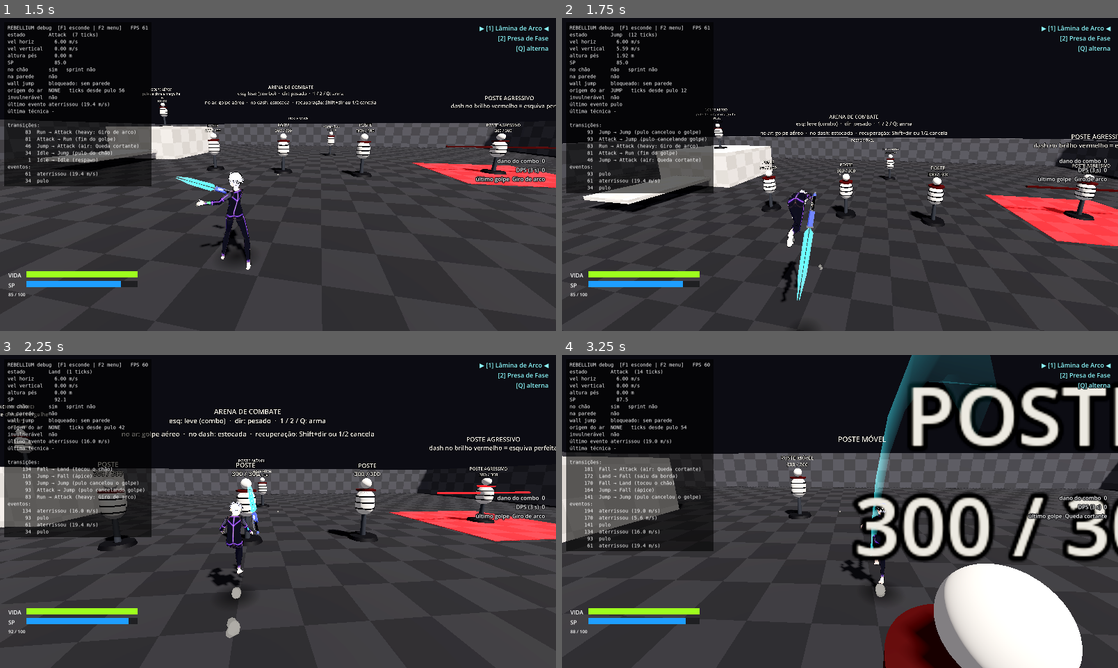
Above: before the commit, frames 1-4 (two rows, left to right).
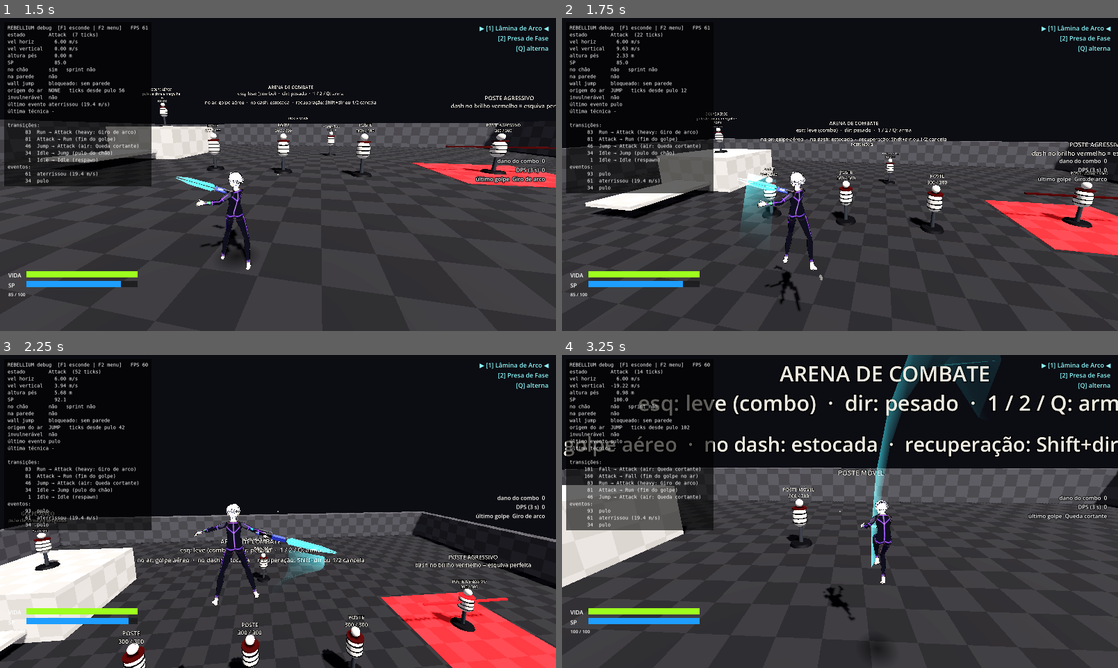
Above: after the commit, the same moments.

Repository: hugolnieri/Rebellium
Game: Godot game, scene res://scenes/arenas/CombatArena.tscn
Same seed, same stepped clock (60 frames per second), same inputs: the game is played once before the commit and once after it.
Inputs (mouse positions are in pixels of both pictures, inside the frame that each line leads up to):
- Up to frame 1 (1.5 s): tap Enter at 0.5 s; move the mouse to (305, 174) at 0.52 s; hold Space (jump) 0.53-1.28 s; hold W (move_forward) from 0.53 s (still down); click (305, 174) at 0.67 s; move the mouse to (250, 174) at 1.27 s; right-click (250, 174) at 1.35 s
- Up to frame 2 (1.75 s): keep holding W (move_forward); tap Space (jump) at 1.52, 1.55 s
- Up to frame 3 (2.25 s): keep holding W (move_forward); tap Space (jump) at 1.82 s; move the mouse to (289, 505) at 2.02 s; press the mouse at (289, 505) at 2.03 s
- Up to frame 4 (3.25 s): keep holding W (move_forward); tap Space (jump) at 2.3, 3.02, 3.05 s; move the mouse to (834, 517) at 2.77 s; release the mouse at (834, 517) at 2.78 s; tap V (shoulder_swap) at 2.85 s; click (834, 517) at 2.92 s

Frame 1 is identical in both runs. In frame 2, 9.5% of the frame differs, in the area x 0-100%, y 4-100%; in frame 3, 34%; in frame 4, 34%, in the area x 0-100%, y 0-100%.

Commit message:
wall jump completo e mais longo, dash deslizando, cambalhota segue a câmera, golpe continua no pulo
- cambalhota vira para o input relativo à câmera (como o pulo)
- wall jump: ×1,25 e mínimo 10 m/s, sem controle por 0,3 s, direção mantida até pousar
  (sem virar na hora para a câmera); golpe/dash bloqueados até o mortal terminar
  (wall_jump_action_lock_time), encadear wall jump liberado cedo (wall_jump_chain_time)
- dash desliza mais: 0,65 s, curva 1,1, saída 7 m/s, deslize final dodge_slide_deceleration
- pular durante um golpe no chão não corta o golpe: ele continua no ar
- testes novos e ajustados (bots do percurso passando)

Co-Authored-By: Claude Opus 5.5 <noreply@anthropic.com>
Claude-Session: https://claude.ai/code/session_01F2bQk4JmWMhxKZmCfNJjFU

Diff:
--- a/config/feedback_config.tres
+++ b/config/feedback_config.tres
@@ -25,7 +25,7 @@
 pose_blend_speed = 16.0
 jump_flip_enabled = true
 jump_flip_duration = 0.62
-flip_duration = 0.42
+flip_duration = 0.5
 land_crouch_time = 0.22
 land_crouch_depth = 0.2
 land_crouch_full_speed = 16.0
--- a/config/movement_config.tres
+++ b/config/movement_config.tres
@@ -44,11 +44,12 @@
 dodge_side_only = true
 dodge_side_input_threshold = 0.75
 dodge_speed = 24.0
-dodge_duration = 0.4
-dodge_ease_power = 1.8
+dodge_duration = 0.65
+dodge_ease_power = 1.1
 dodge_invulnerability = 0.15
-dodge_recovery = 0.12
-dodge_exit_speed = 4.0
+dodge_recovery = 0.25
+dodge_slide_deceleration = 14.0
+dodge_exit_speed = 7.0
 dash_jump_enabled = true
 dash_jump_speed_retained = 0.7
 dodge_requires_direction = true
@@ -65,14 +66,16 @@
 wall_jump_sp_cost = 18.0
 wall_jump_window_after_jump = 0.6
 wall_jump_height = 2.6
-wall_jump_horizontal_multiplier = 1.1
-wall_jump_min_horizontal_speed = 8.0
+wall_jump_horizontal_multiplier = 1.25
+wall_jump_min_horizontal_speed = 10.0
 wall_jump_max_horizontal_speed = 18.0
 wall_jump_forward_boost = 2.0
 wall_jump_min_away_speed = 3.0
 wall_jump_camera_weight = 0.4
 wall_jump_stick_ticks = 6
-wall_jump_lock_time = 0.15
+wall_jump_action_lock_time = 0.45
+wall_jump_chain_time = 0.08
+wall_jump_lock_time = 0.3
 wall_jump_same_wall_lockout = true
 wall_detect_distance = 0.2
 wall_max_normal_y = 0.35
--- a/scenes/player/player.gd
+++ b/scenes/player/player.gd
@@ -43,6 +43,10 @@
 var air_action_used: bool = false
 ## A última aterrissagem foi "limpa" (sem animação de impacto).
 var last_landing_soft: bool = false
+## Saiu de um wall jump e ainda não pousou: o ar não vira na hora para a câmera (mantém a distância).
+var wall_jump_carry: bool = false
+## Golpe/dash bloqueados até este tick (o mortal do wall jump vai até o fim).
+var action_lock_until_tick: int = PlayerInput.NEVER
 ## Flag de invencibilidade (dodge). Consultada pelo combate futuro.
 var is_invulnerable: bool = false
 var spawn_transform: Transform3D
@@ -281,6 +285,8 @@
 ## Tenta iniciar (ou encadear) um golpe. O tipo sai do contexto:
 ## no dash → golpe de dash; no ar → golpe aéreo; no chão → leve (combo) ou pesado.
 func try_attack(input: PlayerInput) -> bool:
+	if tick < action_lock_until_tick:
+		return false
 	var heavy := has_buffered_attack(input, true)
 	var light := has_buffered_attack(input, false)
 	var weapon := get_weapon()
@@ -476,7 +482,7 @@
 			air_sprinting = false
 		else:
 			redirect_to_wish(input)
-	elif config.air_instant_turn:
+	elif config.air_instant_turn and not wall_jump_carry:
 		# Pulo vai para onde se olha: a velocidade horizontal aponta para o input relativo à câmera.
 		redirect_to_wish(input, true)
 	if input.has_move():
@@ -504,12 +510,14 @@
 
 
 ## Pulo do chão (também usado pelo coyote time e bunny hop): entra no ar como PULO.
-func do_jump(reason: String) -> void:
+func do_jump(reason: String, enter_jump_state: bool = true) -> void:
+	wall_jump_carry = false
 	velocity.y = config.get_jump_velocity()
 	mark_jump_origin()
 	wall_sensor.reset_entry()
 	GameEvents.jumped.emit(self)
-	state_machine.transition_to(&"Jump", reason)
+	if enter_jump_state:
+		state_machine.transition_to(&"Jump", reason)
 
 
 ## Espaço + A/D (lateral puro) pede um dash em vez de pulo.
@@ -520,6 +528,8 @@
 
 ## Dash se houver pedido (Espaço + A/D ou dash explícito) e SP. Em recuperação vira dodge cancel.
 func try_dodge(input: PlayerInput) -> bool:
+	if tick < action_lock_until_tick:
+		return false
 	var side_request := wants_side_dash(input)
 	if not side_request and not has_buffered_dodge(input):
 		return false
@@ -593,6 +603,8 @@
 	back_coming_wall = sensor.collider_id if technique == MovementRules.TECH_BACK_COMING else 0
 	last_wall_jump_collider = sensor.collider_id
 	last_wall_jump_tick = tick
+	wall_jump_carry = true
+	action_lock_until_tick = tick + config.wall_jump_stick_ticks + secs_to_ticks(config.wall_jump_action_lock_time)
 	if config.air_dodge_refresh_on_wall_jump:
 		air_dodges_used = 0
 	mark_jump_origin()
@@ -635,6 +647,8 @@
 ## Limpa memória de paredes ao tocar o chão.
 func on_landed() -> void:
 	air_sprinting = false
+	wall_jump_carry = false
+	action_lock_until_tick = PlayerInput.NEVER
 	air_action_used = false
 	air_dodges_used = 0
 	last_wall_jump_collider = 0
--- a/scenes/player/states/attack.gd
+++ b/scenes/player/states/attack.gd
@@ -5,7 +5,7 @@
 ## - Na janela de acerto testa os alvos do grupo "hittable" (cada alvo leva no máximo 1 acerto).
 ## - A partir de `chain_after`, um clique guardado encadeia o próximo golpe do combo (ou o pesado).
 ## - A recuperação é cancelável por dash (dodge cancel) e por troca de arma (swap cancel).
-## - No chão, Espaço pula a qualquer momento do golpe (cancela o golpe).
+## - No chão, Espaço pula a qualquer momento do golpe; o golpe continua no ar até o fim.
 ## O tempo do golpe conta em ticks próprios: o hitstop pausa o golpe.
 
 enum Phase { STARTUP, ACTIVE, RECOVERY }
@@ -101,15 +101,15 @@
 		_finish(input)
 
 
-## Pulo durante o golpe (no chão): o golpe é interrompido e o personagem sai pulando.
+## Pulo durante o golpe (no chão): sai pulando SEM interromper o golpe, que segue no ar.
 func _try_jump_cancel(input: PlayerInput) -> bool:
 	if not player.combat_config.attack_jump_cancel or airborne or not player.is_on_floor():
 		return false
 	if not player.consume_jump_press(input, cfg().jump_buffer_ticks):
 		return false
-	player.do_jump("pulo cancelando golpe")
-	machine.transition_to(&"Jump", "pulo cancelou o golpe")
-	return true
+	player.do_jump("pulo durante o golpe", false)
+	airborne = true
+	return false
 
 
 ## Golpe no chão sem perder o passo: anda ou corre (sprint ativo) pelo input.
--- a/scenes/player/states/dodge.gd
+++ b/scenes/player/states/dodge.gd
@@ -51,7 +51,7 @@
 		_set_dash_velocity(t)
 	else:
 		var horizontal := player.get_horizontal_velocity().move_toward(Vector3.ZERO,
-			cfg().ground_deceleration * delta)
+			cfg().dodge_slide_deceleration * delta)
 		player.velocity.x = horizontal.x
 		player.velocity.z = horizontal.z
 	player.apply_gravity(delta)
--- a/scenes/player/states/land.gd
+++ b/scenes/player/states/land.gd
@@ -68,6 +68,9 @@
 		player.velocity.z = _landing_velocity.z
 		player.apply_gravity(delta)
 	elif rolling:
+		if cfg().air_instant_turn and input.has_move():
+			# A cambalhota vai para onde se olha (como o pulo).
+			_roll_direction = input.get_wish_direction().normalized()
 		var current := maxf(player.get_horizontal_speed(), cfg().roll_min_speed)
 		var roll_speed := maxf(current - cfg().roll_deceleration * delta, cfg().roll_min_speed)
 		player.velocity.x = _roll_direction.x * roll_speed
--- a/scenes/player/states/wall_jump.gd
+++ b/scenes/player/states/wall_jump.gd
@@ -48,8 +48,11 @@
 	if t == 0:
 		player.velocity = _launch
 	var locked := t < player.secs_to_ticks(cfg().wall_jump_lock_time)
-	if not locked and (player.try_wall_jump(input) or player.try_dodge(input)
-			or player.try_attack(input)):
+	var can_chain := t >= player.secs_to_ticks(cfg().wall_jump_chain_time)
+	var can_act := t >= player.secs_to_ticks(cfg().wall_jump_action_lock_time)
+	if can_chain and player.try_wall_jump(input):
+		return
+	if can_act and (player.try_dodge(input) or player.try_attack(input)):
 		return
 	var climbing := _hold_until_clear and player.wall_sensor.has_contact and player.velocity.y > 0.0
 	if locked or climbing:
--- a/scripts/core/feedback_config.gd
+++ b/scripts/core/feedback_config.gd
@@ -35,7 +35,7 @@
 @export var jump_flip_enabled: bool = true
 @export_range(0.1, 2.0, 0.01, "suffix:s") var jump_flip_duration: float = 0.62
 ## Duração do mortal/giro do wall jump.
-@export_range(0.05, 2.0, 0.01, "suffix:s") var flip_duration: float = 0.42
+@export_range(0.05, 2.0, 0.01, "suffix:s") var flip_duration: float = 0.5
 @export_range(0.0, 1.0, 0.01, "suffix:s") var land_crouch_time: float = 0.22
 @export_range(0.0, 0.6, 0.01, "suffix:m") var land_crouch_depth: float = 0.2
 ## Velocidade de impacto que gera o agachamento máximo.
--- a/scripts/core/movement_config.gd
+++ b/scripts/core/movement_config.gd
@@ -85,15 +85,17 @@
 ## Velocidade no INÍCIO do dash; ela cai até `dodge_exit_speed` ao longo de `dodge_duration`.
 @export_range(1.0, 60.0, 0.5, "suffix:m/s") var dodge_speed: float = 24.0
 ## Duração do deslocamento.
-@export_range(0.02, 1.0, 0.01, "suffix:s") var dodge_duration: float = 0.4
+@export_range(0.02, 1.0, 0.01, "suffix:s") var dodge_duration: float = 0.65
 ## Curva da desaceleração (1 = linear; maior = freia mais cedo).
-@export_range(0.5, 5.0, 0.05) var dodge_ease_power: float = 1.8
+@export_range(0.5, 5.0, 0.05) var dodge_ease_power: float = 1.1
 ## Janela de invencibilidade desde o início do dodge (`is_invulnerable`).
 @export_range(0.0, 1.0, 0.01, "suffix:s") var dodge_invulnerability: float = 0.15
 ## Recuperação após o deslocamento (cancelável por outro dodge).
-@export_range(0.0, 1.0, 0.01, "suffix:s") var dodge_recovery: float = 0.12
+@export_range(0.0, 1.0, 0.01, "suffix:s") var dodge_recovery: float = 0.25
+## Desaceleração do deslize no fim do dash no chão (menor = desliza mais).
+@export_range(0.0, 100.0, 0.5, "suffix:m/s²") var dodge_slide_deceleration: float = 14.0
 ## Velocidade no fim do dash (entrando na recuperação).
-@export_range(0.0, 30.0, 0.5, "suffix:m/s") var dodge_exit_speed: float = 4.0
+@export_range(0.0, 30.0, 0.5, "suffix:m/s") var dodge_exit_speed: float = 7.0
 ## Espaço durante o dash cancela o movimento e pula (dash jump).
 @export var dash_jump_enabled: bool = true
 ## Fração da velocidade do dash mantida no pulo do cancelamento.
@@ -124,8 +126,8 @@
 ## Altura ganha pelo impulso vertical do wall jump.
 @export_range(0.0, 10.0, 0.05, "suffix:m") var wall_jump_height: float = 2.35
 ## Multiplicador da velocidade horizontal refletida.
-@export_range(0.1, 3.0, 0.01) var wall_jump_horizontal_multiplier: float = 1.1
-@export_range(0.0, 30.0, 0.1, "suffix:m/s") var wall_jump_min_horizontal_speed: float = 8.0
+@export_range(0.1, 3.0, 0.01) var wall_jump_horizontal_multiplier: float = 1.25
+@export_range(0.0, 30.0, 0.1, "suffix:m/s") var wall_jump_min_horizontal_speed: float = 10.0
 @export_range(1.0, 60.0, 0.1, "suffix:m/s") var wall_jump_max_horizontal_speed: float = 18.0
 ## Empurrão extra ao longo da parede, no sentido em que o jogador já ia (lança mais para frente).
 @export_range(0.0, 20.0, 0.1, "suffix:m/s") var wall_jump_forward_boost: float = 2.0
@@ -135,8 +137,12 @@
 @export_range(0.0, 1.0, 0.01) var wall_jump_camera_weight: float = 0.4
 ## Antes do impulso o personagem fica colado na parede por este tempo (pés plantados).
 @export_range(0, 30, 1, "suffix:ticks") var wall_jump_stick_ticks: int = 6
+## Depois do impulso, por quanto tempo golpe e dash ficam bloqueados (o mortal vai até o fim).
+@export_range(0.0, 2.0, 0.01, "suffix:s") var wall_jump_action_lock_time: float = 0.45
+## Encadear outro wall jump fica liberado a partir deste tempo após o impulso.
+@export_range(0.0, 1.0, 0.01, "suffix:s") var wall_jump_chain_time: float = 0.08
 ## Tempo sem controle aéreo logo após o wall jump (estado WallJump).
-@export_range(0.0, 1.0, 0.01, "suffix:s") var wall_jump_lock_time: float = 0.15
+@export_range(0.0, 1.0, 0.01, "suffix:s") var wall_jump_lock_time: float = 0.3
 ## Proíbe dois wall jumps seguidos na MESMA parede (exceto após back-coming).
 @export var wall_jump_same_wall_lockout: bool = true
 ## Distância extra (além do raio) em que a parede conta como tocada.
--- a/tests/integration/test_combat.gd
+++ b/tests/integration/test_combat.gd
@@ -137,15 +137,16 @@
 	assert_false(d.player.is_on_floor())
 
 
-func test_jump_cancels_ground_attack() -> void:
+func test_jump_during_ground_attack_keeps_attacking_in_the_air() -> void:
 	await _ready_world()
 	d.press_attack()
 	d.step(3)
 	assert_eq(d.state(), &"Attack")
 	d.press_jump()
 	d.step(1)
-	assert_eq(d.state(), &"Jump", "pulo interrompe o golpe")
-	assert_gt(d.player.velocity.y, 0.0)
+	assert_eq(d.state(), &"Attack", "o golpe continua")
+	assert_true(d.player.state_machine.current.airborne)
+	assert_gt(d.player.velocity.y, 0.0, "saiu pulando")
 
 
 func test_heavy_hold_during_dash_cancels_dash() -> void:
--- a/tests/integration/test_dodge.gd
+++ b/tests/integration/test_dodge.gd
@@ -88,17 +88,18 @@
 	assert_almost_eq(d.player.sp.current, 80.0, 0.01, "durante o deslocamento não cancela")
 	d.step(d.player.secs_to_ticks(d.player.config.dodge_duration) + 1)
 	assert_true(d.player.state_machine.current.is_recovery())
+	var sp_before := d.player.sp.current
 	d.press_dodge()
 	d.step(1, Vector2(-1, 0))
 	assert_has(d.techniques, MovementRules.TECH_DODGE_CANCEL)
-	assert_almost_eq(d.player.sp.current, 60.0, 0.01)
+	assert_almost_eq(d.player.sp.current, sp_before - 20.0, 0.6)
 	assert_lt(d.player.velocity.x, -10.0, "novo dodge para a esquerda")
 
 
 func test_dodge_returns_to_ground_state() -> void:
 	d.press_dodge()
 	d.step(1, Vector2(1, 0))
-	d.step(40)
+	d.step(d.player.secs_to_ticks(d.player.config.dodge_duration + d.player.config.dodge_recovery) + 5)
 	assert_eq(d.state(), &"Idle")
 
 
@@ -157,10 +158,15 @@
 	d.step(20)
 	d.press_dodge()
 	d.step(1, Vector2(1, 0))
-	d.step_until(func() -> bool: return d.state() == &"Land", 200)
-	assert_eq(d.state(), &"Land")
-	assert_gt(d.player.land_impact_speed, d.player.config.roll_min_impact_speed, "queda forte")
-	assert_false(d.player.state_machine.current.rolling, "dash no ar cancela a cambalhota")
+	var rolled := false
+	for i in 200:
+		d.step(1)
+		if d.state() == &"Land" and d.player.state_machine.current.rolling:
+			rolled = true
+		if d.player.is_on_floor() and d.state() != &"Dodge":
+			break
+	assert_true(d.player.is_on_floor())
+	assert_false(rolled, "dash no ar cancela a cambalhota")
 	assert_true(d.player.last_landing_soft)
 
 
--- a/tests/integration/test_player_ground.gd
+++ b/tests/integration/test_player_ground.gd
@@ -187,6 +187,15 @@
 	assert_gte(v.length(), speed - 0.01, "sem perder velocidade")
 
 
+func test_roll_goes_where_the_camera_looks() -> void:
+	d.player.respawn(Transform3D(Basis(), Vector3(0, 8, 0)))
+	d.step_until(func() -> bool: return d.state() == &"Land", 200)
+	assert_true(d.player.state_machine.current.rolling)
+	d.look_yaw = -PI * 0.5  # olhando para +X
+	d.step(3, FWD)
+	assert_almost_eq(d.player.get_horizontal_velocity().normalized().x, 1.0, 0.01, "rola para onde olha")
+
+
 func test_walking_turns_instantly_with_camera() -> void:
 	d.step(40, FWD)
 	d.look_yaw = PI * 0.5  # olhando para -X
--- a/tests/integration/test_wall_jump.gd
+++ b/tests/integration/test_wall_jump.gd
@@ -84,6 +84,28 @@
 	assert_false(d.player.state_machine.current.is_sticking())
 	assert_gt(d.player.velocity.y, 5.0, "impulso depois de colar")
 	assert_gt(d.player.velocity.z, 0.0, "saiu para longe da parede")
+
+
+func test_wall_jump_flip_cannot_be_cut_by_attack_or_dash() -> void:
+	_world(Vector3(0, 0, 0))
+	var wall := _tall_wall(-3.0)
+	await d.ready_physics(self)
+	d.step(10)
+	d.step(5, FWD)
+	d.press_jump()
+	d.step(1, FWD)
+	assert_gt(d.step_until_wall(wall, 90, FWD), 0)
+	d.press_jump()
+	d.step(4)
+	d.press_attack()
+	d.step(2)
+	assert_ne(d.state(), &"Attack", "golpe não corta o mortal")
+	var lock := d.player.secs_to_ticks(d.player.config.wall_jump_action_lock_time)
+	d.step(lock + 6)
+	assert_true(d.player.wall_jump_carry, "mantém a direção do wall jump até pousar")
+	d.press_attack()
+	d.step(1)
+	assert_eq(d.state(), &"Attack", "depois do mortal pode golpear")
 
 
 func test_wall_jump_reflects_diagonal_entry() -> void:
Not shown, changed: docs/ESCOPO.md
Not shown, changed: docs/ROTEIRO_TESTE.md
